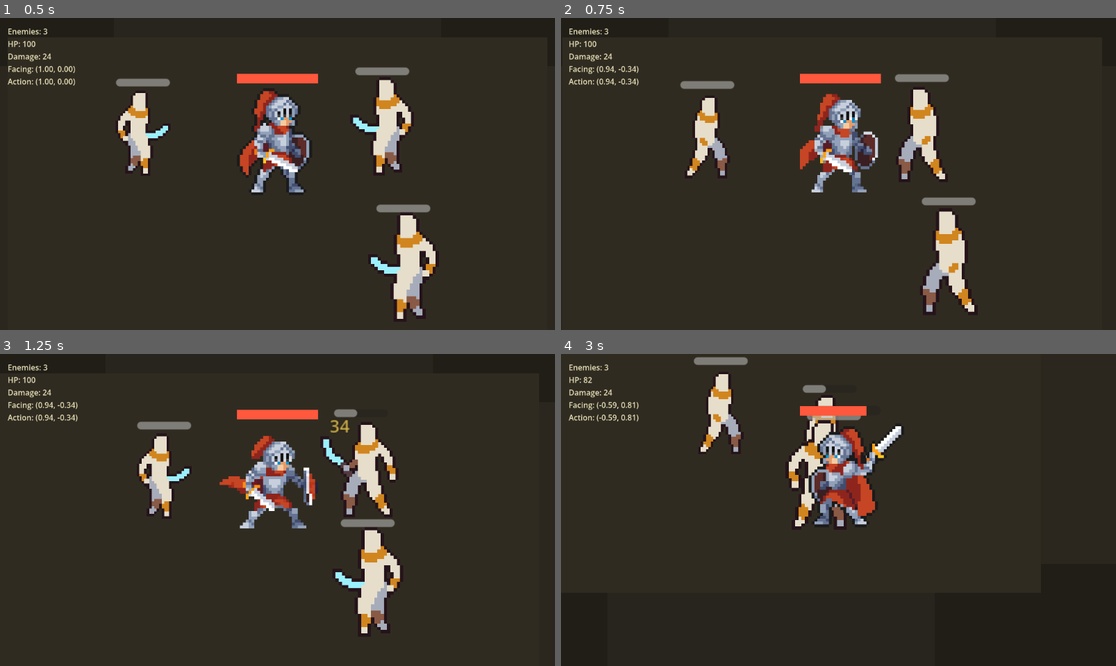
Above: before the commit, frames 1-4 (two rows, left to right).
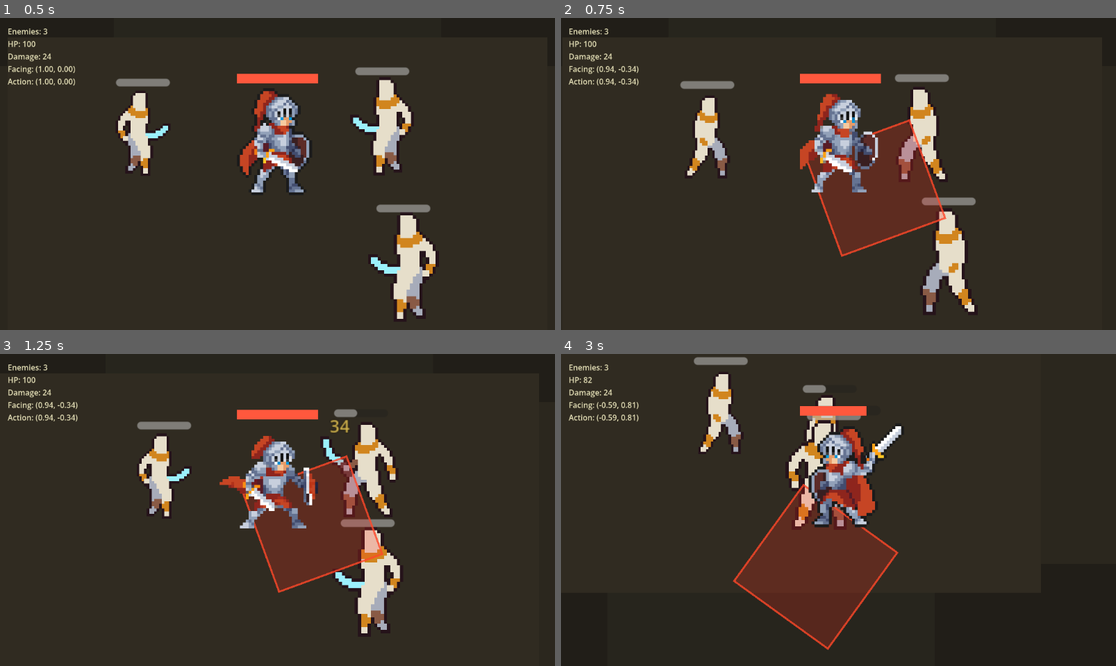
Above: after the commit, the same moments.

Repository: wq1456728/prototype-alpha
Game: Godot game, scene res://scenes/maps/combat_sandbox.tscn
Same seed, same stepped clock (60 frames per second), same inputs: the game is played once before the commit and once after it. Sound files missing from this copy of the repository are replaced by a short silence.
Inputs (mouse positions are in pixels of both pictures, inside the frame that each line leads up to):
- Up to frame 1 (0.5 s): no input
- Up to frame 2 (0.75 s): move the mouse to (960, 158) at 0.52 s; hold Right (ui_right) from 0.53 s (still down); tap V at 0.6 s; click (960, 158) at 0.67 s
- Up to frame 3 (1.25 s): keep holding Right (ui_right)
- Up to frame 4 (3 s): move the mouse to (727, 525) at 1.27 s; release Right (ui_right) at 1.28 s; hold Down (ui_down) 1.28-2.03 s; tap Shift at 1.35 s; move the mouse to (894, 441) at 2.02 s; hold Right (ui_right) 2.03-2.78 s; tap K at 2.1 s; move the mouse to (810, 572) at 2.77 s; hold Up (ui_up) from 2.78 s (still down); tap J at 2.85 s; click (810, 572) at 2.92 s

Frame 1 is identical in both runs. In frame 2, 5.7% of the frame differs, in the area x 44-70%, y 32-77%; in frame 3, 5.8%; in frame 4, 7.8%, in the area x 30-61%, y 41-95%.

Commit message:
Update task board and attack debug overlay

Diff:
--- a/scripts/player/knight_player.gd
+++ b/scripts/player/knight_player.gd
@@ -41,6 +41,10 @@
 const ENEMY_SOFT_COLLISION_DISTANCE := 48.0
 const ENEMY_SOFT_COLLISION_FORCE := 120.0
 const MAX_SOFT_COLLISION_SPEED := 95.0
+const DEBUG_ATTACK_AREA_COLOR := Color(1.0, 0.18, 0.12, 0.22)
+const DEBUG_ATTACK_AREA_OUTLINE := Color(1.0, 0.28, 0.16, 0.8)
+
+@export var show_attack_debug := true
 
 @onready var sprite: AnimatedSprite2D = $AnimatedSprite2D
 @onready var hp_bar: ProgressBar = $HPBar
@@ -117,6 +121,7 @@
 				_play_pending_sfx()
 		velocity = locked_velocity
 		move_and_slide()
+		queue_redraw()
 		if action_lock <= 0.0:
 			locked_velocity = Vector2.ZERO
 			pending_hit_time = -1.0
@@ -150,6 +155,7 @@
 
 	if action_lock > 0.0:
 		move_and_slide()
+		queue_redraw()
 		return
 
 	var wants_run := _held(KEY_SHIFT)
@@ -165,6 +171,24 @@
 		_play("run")
 	else:
 		_play("walk")
+	queue_redraw()
+
+
+func _draw() -> void:
+	if not show_attack_debug or action_lock <= 0.0 or pending_forward_range <= 0.0:
+		return
+
+	var forward := _valid_direction_or_facing(action_direction)
+	var right := Vector2(-forward.y, forward.x)
+	var back_distance := 18.0
+	var polygon := PackedVector2Array([
+		-forward * back_distance - right * pending_side_range,
+		forward * pending_forward_range - right * pending_side_range,
+		forward * pending_forward_range + right * pending_side_range,
+		-forward * back_distance + right * pending_side_range,
+	])
+	draw_colored_polygon(polygon, DEBUG_ATTACK_AREA_COLOR)
+	draw_polyline(PackedVector2Array([polygon[0], polygon[1], polygon[2], polygon[3], polygon[0]]), DEBUG_ATTACK_AREA_OUTLINE, 2.0)
 
 
 func _start_attack(
Not shown, changed: TASK_BOARD.md
